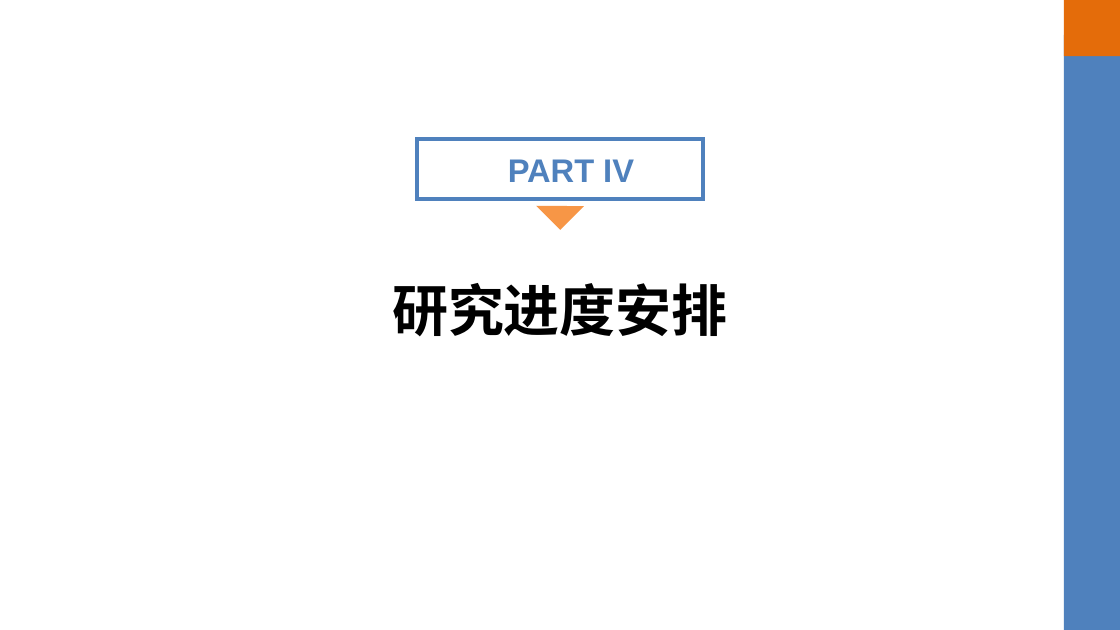
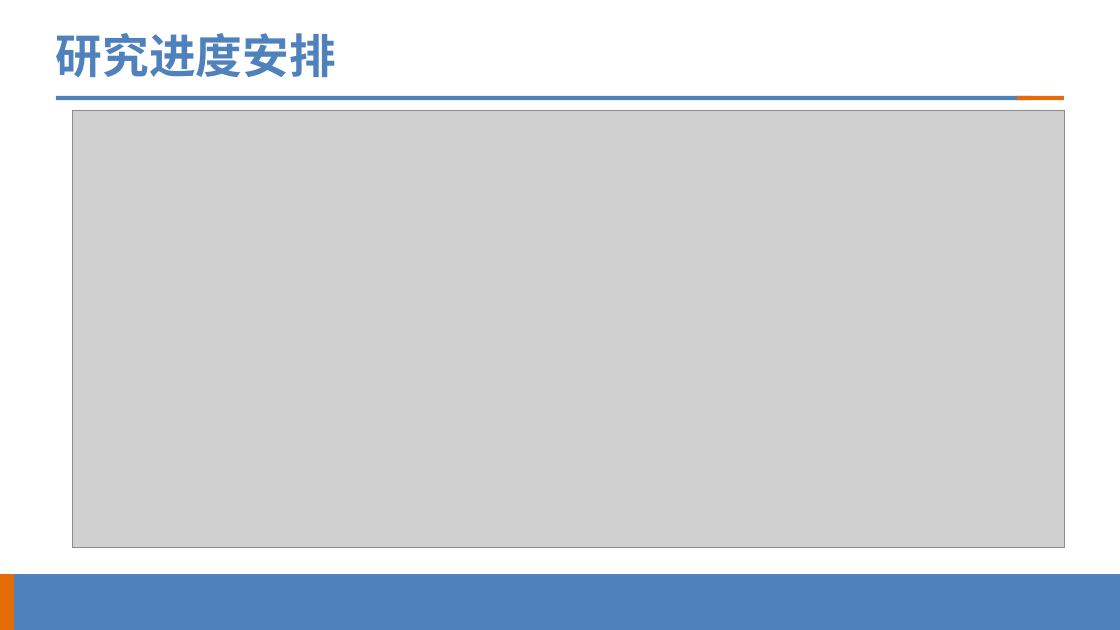
Before and after one commit to Qinhao06/hithesis, a slide deck: slide 10 of 覃浩-24S151153中期.pptx (slide 8 before the commit). Drawn at 1120x630 pixels with LibreOffice and Linux fonts; fonts in the diff are those of the drawing; grey boxes stand for pictures; background and template pictures are left out. Boxes give left, top, right and bottom in pixels: in the first picture for what was removed or moved away, otherwise in the second. Text is boxed around its words. In the diff, an @@ line names an element or a change of style, - is before the commit and + after.

```diff
--- a/覃浩-24S151153中期.pptx
+++ b/覃浩-24S151153中期.pptx
@@ rectangle removed at bbox=[0, 0, 1117, 630] @@
@@ title "研究进度安排": place and size @@
-title "研究进度安排" at bbox=[392, 283, 728, 336]
+title "研究进度安排" at bbox=[56, 33, 336, 77]
@@ title "研究进度安排" at bbox=[56, 33, 336, 77]: size 48 to 40 pt, text colour #000000 to #4F81BD; alignment centre to left @@
@@ rectangle removed at bbox=[1065, 35, 1120, 630] @@
@@ rectangle added at bbox=[56, 96, 1033, 100], fill #4F81BD @@
@@ picture added at bbox=[72, 110, 1064, 547] @@
@@ rectangle: place and size @@
-rectangle at bbox=[1065, 0, 1120, 56]
+rectangle at bbox=[1017, 96, 1065, 100]
@@ rectangle removed at bbox=[418, 139, 703, 199] @@
@@ text removed at bbox=[508, 159, 634, 182] @@
-PART IV
@@ right triangle removed at bbox=[536, 182, 584, 230] @@
@@ rectangle added at bbox=[0, 574, 1120, 630], fill #4F81BD @@
@@ rectangle added at bbox=[0, 574, 14, 630], fill #E46C0A @@
```
Also in this commit, not shown: 2 other slides changed, 4 slides added, 3 slides removed, 1 other file.
